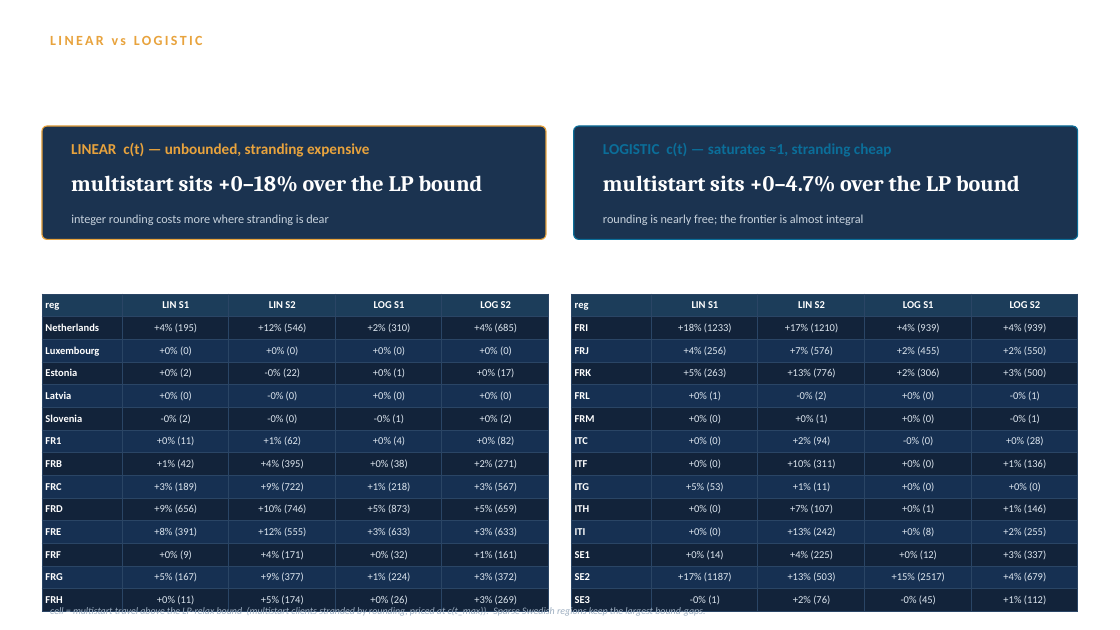
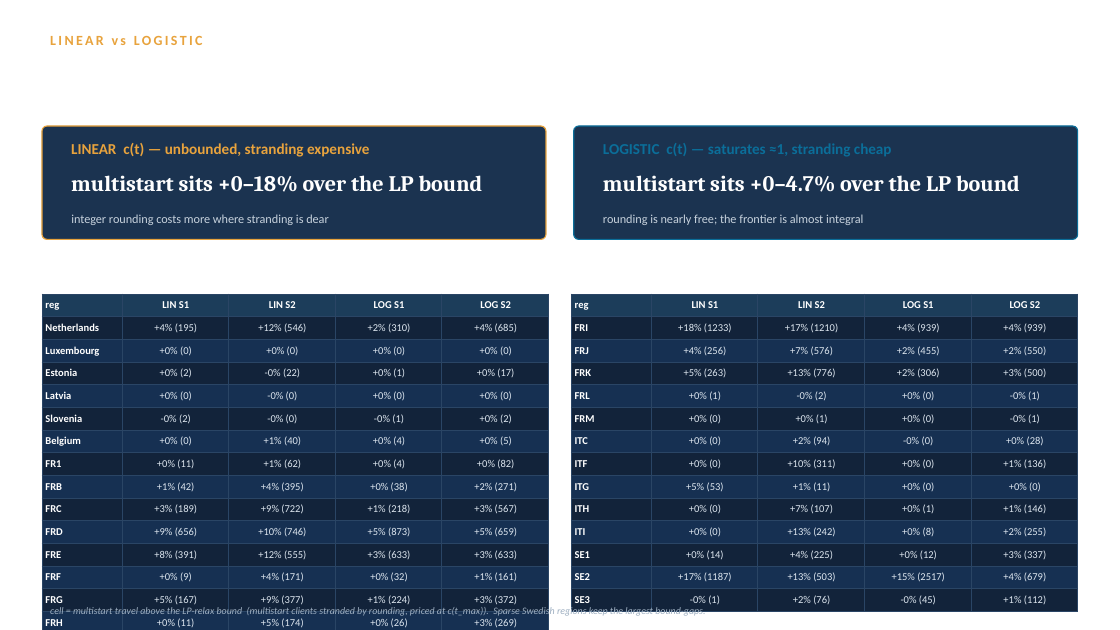
Before and after one commit to ObjectVision/NetworkModel_EU, a slide deck: slide 38 of doc/lambda_sweep5.pptx (slide 37 before the commit). Drawn at 1120x630 pixels with LibreOffice and Linux fonts; fonts in the diff are those of the drawing. Boxes give left, top, right and bottom in pixels: in the first picture for what was removed or moved away, otherwise in the second. Text is boxed around its words. In the diff, an @@ line names an element or a change of style, - is before the commit and + after.

```diff
--- a/doc/lambda_sweep5.pptx
+++ b/doc/lambda_sweep5.pptx
@@ table at [42, 294, 549, 630] @@
+row 7: Belgium | +0% (0) | +1% (40) | +0% (4) | +0% (5)
```
Also in this commit, not shown: 1 slide added, 1 other file.
